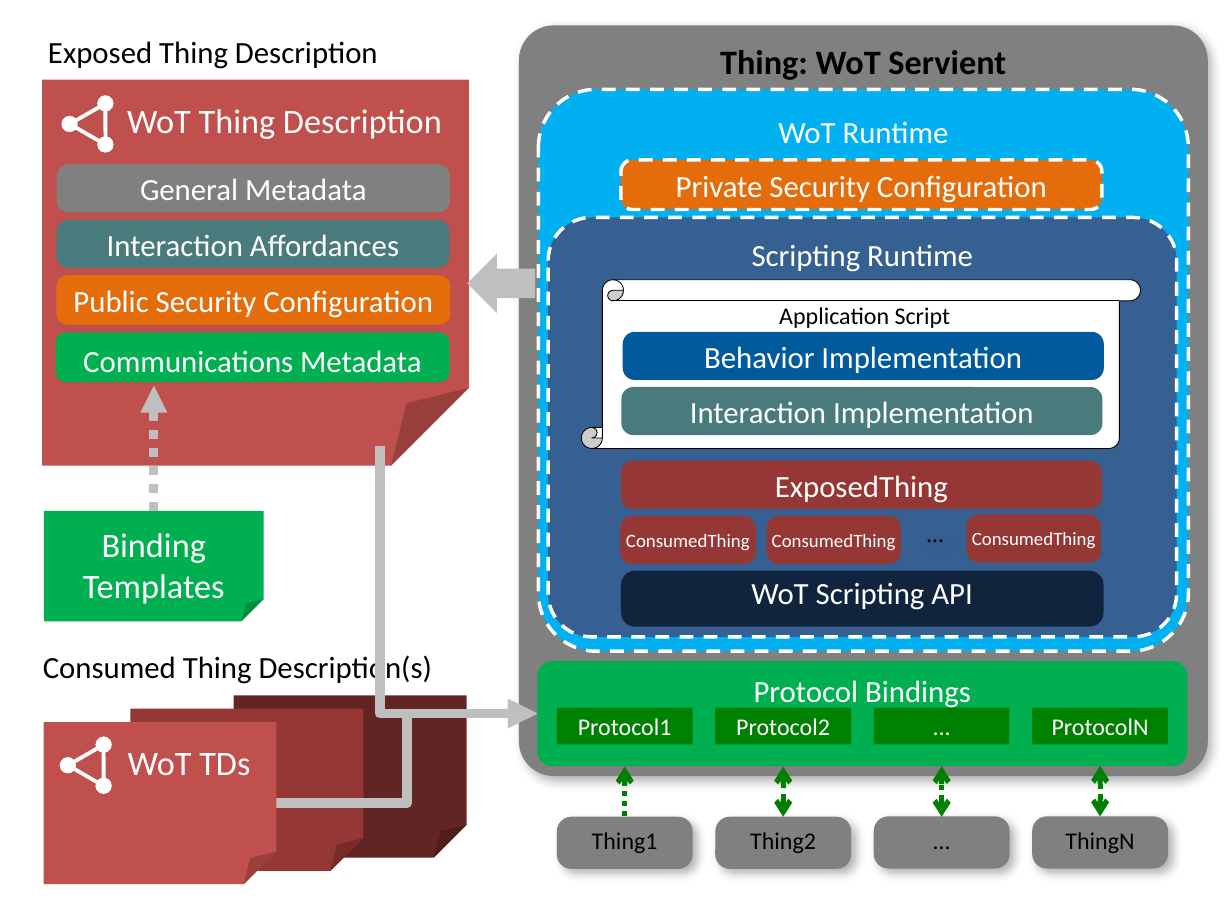
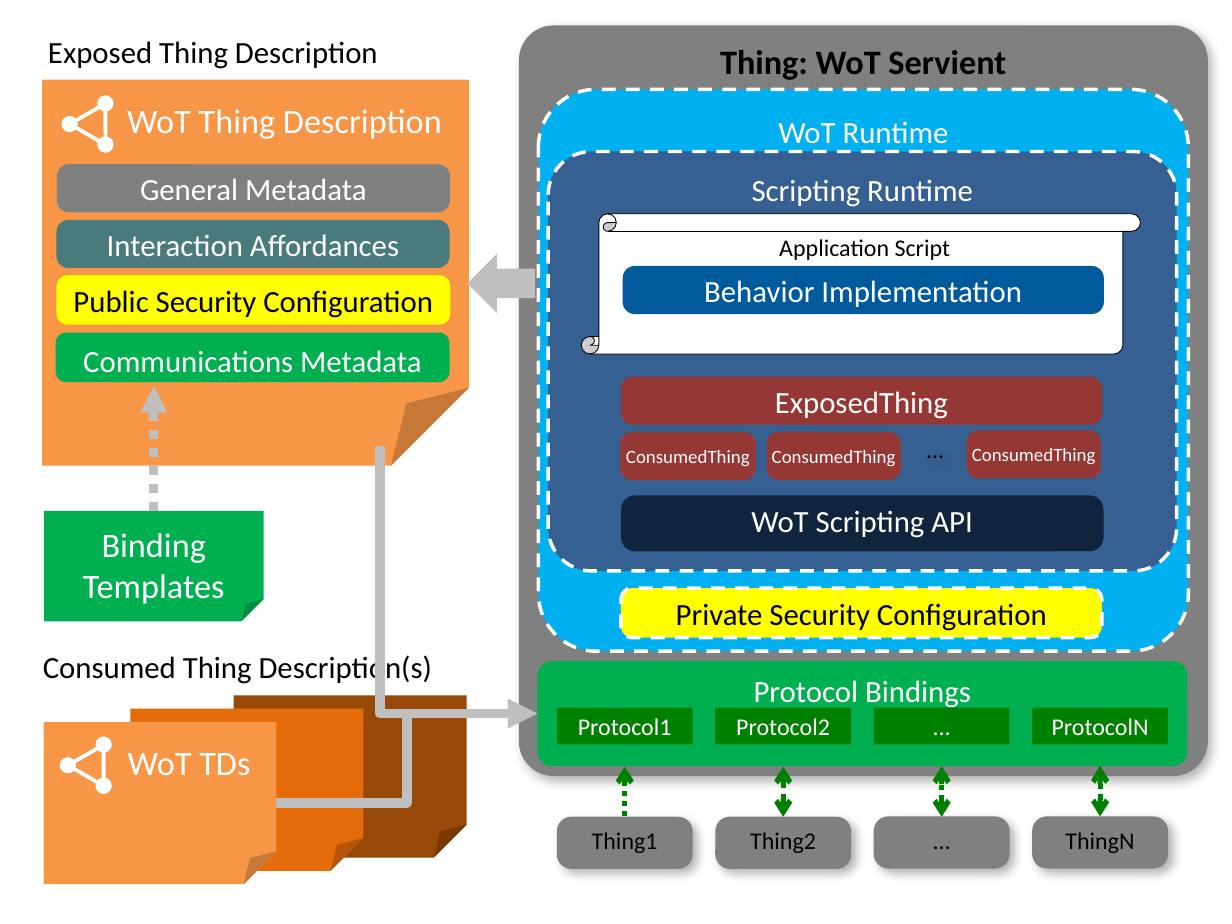
Before and after one commit to w3c/wot-architecture, a slide deck: slide 7 of images/wot-architecture-figures-new2.pptx (slide 9 before the commit). Drawn at 1232x924 pixels with LibreOffice and Linux fonts; fonts in the diff are those of the drawing. Boxes give left, top, right and bottom in pixels: in the first picture for what was removed or moved away, otherwise in the second. Text is boxed around its words. In the diff, an @@ line names an element or a change of style, - is before the commit and + after.

```diff
--- a/images/wot-architecture-figures-new2.pptx
+++ b/images/wot-architecture-figures-new2.pptx
@@ folded corner "WoT Thing Description" at [42, 80, 468, 466]: fill #C0504D to #F79646 @@
@@ vertical scroll: place and size @@
-vertical scroll at [582, 280, 1141, 448]
+vertical scroll at [582, 214, 1141, 355]
@@ 2 rounded rectangles, 1 text: place and size @@
-2 rounded rectangles, 1 text at [548, 218, 1177, 637]
+2 rounded rectangles, 1 text at [548, 152, 1177, 570]
@@ rounded rectangle "Public Security Configuration" at [57, 275, 451, 324]: text colour #FFFFFF to #000000; fill #E46C0A to #FFFF00 @@
@@ rounded rectangle removed at [621, 387, 1103, 435] @@
-Interaction Implementation
@@ 4 rounded rectangles, 1 text: place and size @@
-4 rounded rectangles, 1 text at [620, 461, 1103, 564]
+4 rounded rectangles, 1 text at [620, 377, 1103, 480]
@@ rounded rectangle "WoT Scripting API": place and size @@
-rounded rectangle "WoT Scripting API" at [621, 570, 1104, 626]
+rounded rectangle "WoT Scripting API" at [621, 495, 1104, 551]
@@ rounded rectangle "WoT Scripting API" at [621, 495, 1104, 551]: vertical alignment bottom to middle @@
@@ rounded rectangle "Private Security Configuration" at [621, 588, 1101, 637]: text colour #FFFFFF to #000000; fill #E46C0A to #FFFF00 @@
@@ rounded rectangle "Private Security Configuration": place and size @@
-rounded rectangle "Private Security Configuration" at [621, 160, 1101, 209]
+rounded rectangle "Private Security Configuration" at [621, 588, 1101, 637]
@@ folded corner at [131, 708, 363, 871]: fill #953735 to #E46C0A @@
@@ folded corner at [234, 695, 467, 857]: fill #632523 to #984807 @@
@@ folded corner "WoT TDs" at [43, 722, 276, 885]: fill #C0504D to #F79646 @@
```
Also in this commit, not shown: 6 other slides changed, 1 slide added, 4 slides removed.
